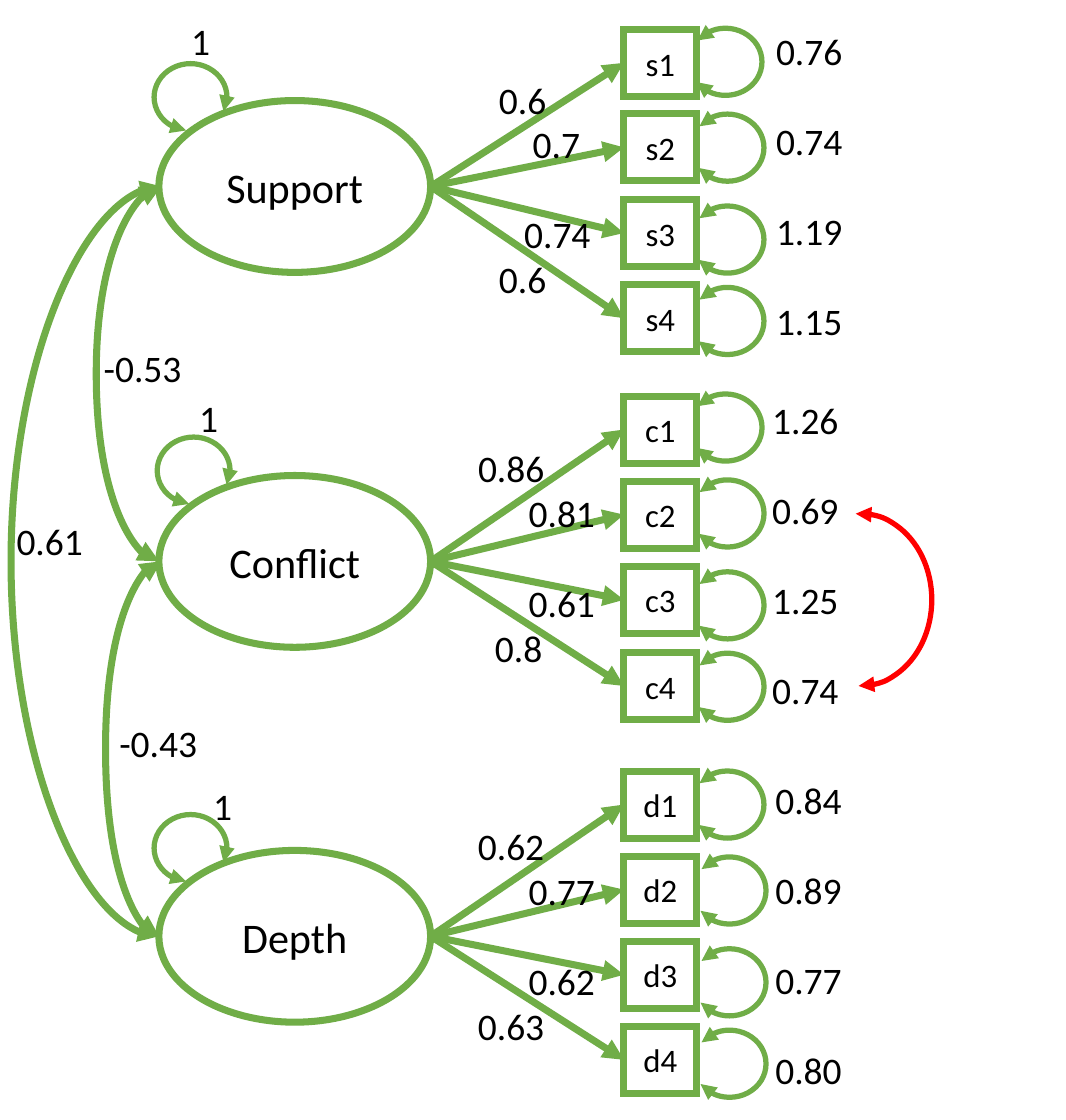
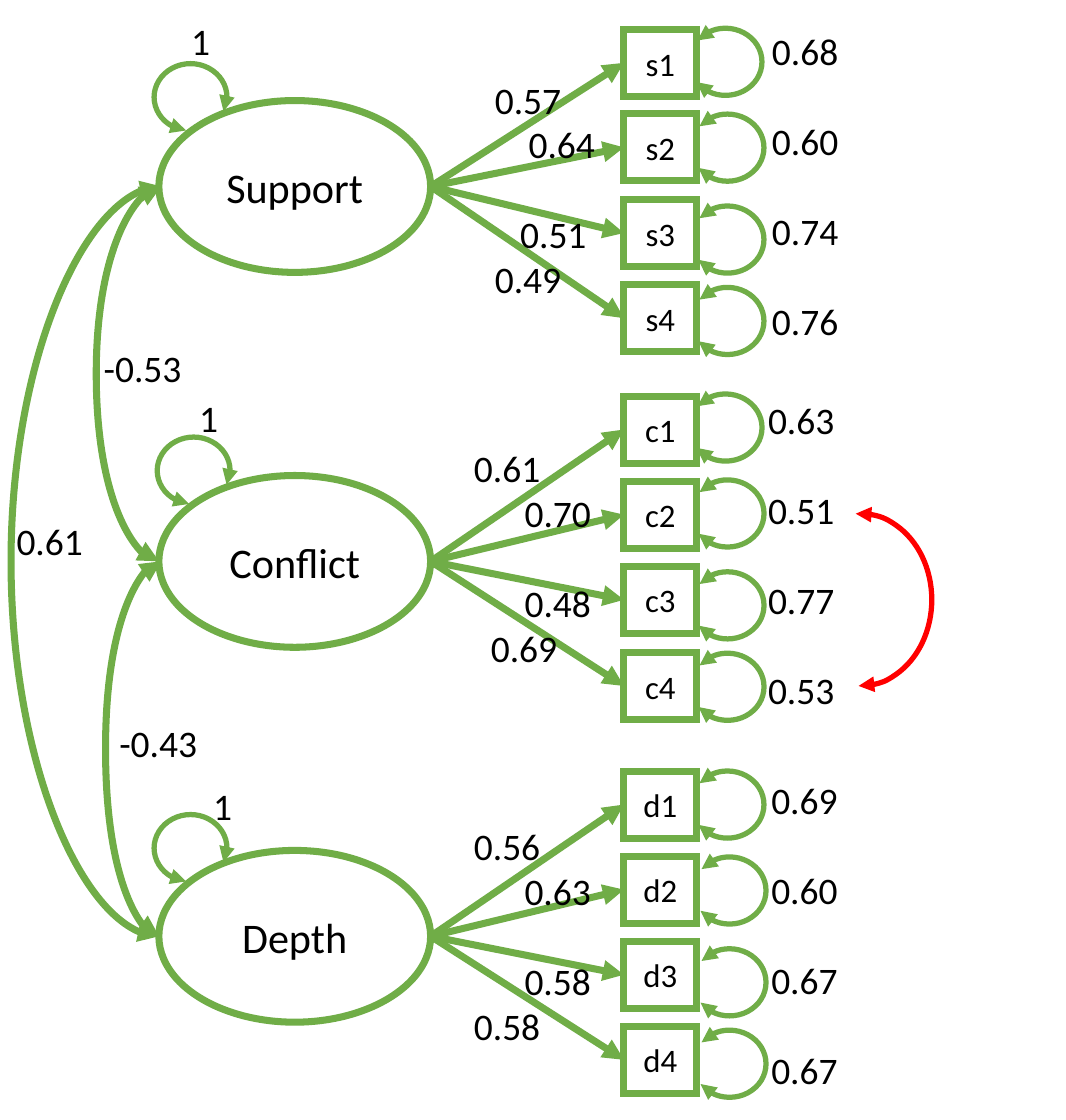
Before and after one commit to uoepsy/dapr3, a slide deck: slide 4 of dapr3_lectures/block2_fa/img_sandbox/qri_example.pptx. Drawn at 1066x1120 pixels with LibreOffice and Linux fonts; fonts in the diff are those of the drawing. Boxes give left, top, right and bottom in pixels: in the first picture for what was removed or moved away, otherwise in the second. Text is boxed around its words. In the diff, an @@ line names an element or a change of style, - is before the commit and + after.

```diff
--- a/dapr3_lectures/block2_fa/img_sandbox/qri_example.pptx
+++ b/dapr3_lectures/block2_fa/img_sandbox/qri_example.pptx
@@ text at [772,39,838,246]: paragraphs added @@
+0.68
+0.60
+0.74
@@ text at [495,89,595,294]: text changed @@
-0.6
-0.7
-0.74
-0.6
+0.57
+0.64
+0.51
+0.49
@@ text at [776,130,842,336]: paragraphs removed @@
-0.74
-1.19
-1.15
@@ text at [768,408,834,705]: text changed @@
-1.26
-0.69
-1.25
-0.74
+0.63
+0.51
+0.77
+0.53
@@ text at [478,456,595,537]: paragraphs removed @@
-0.86
-0.81
@@ text at [491,496,591,663]: text changed @@
-0.8
+0.70
+0.48
+0.69
@@ text at [771,788,837,1085]: text changed @@
-0.84
-0.89
-0.77
-0.80
+0.69
+0.60
+0.67
+0.67
@@ text at [474,834,540,870]: text changed @@
-0.62
-0.77
-0.62
+0.56
@@ text at [474,963,591,1041]: paragraphs added @@
+0.58
+0.58
```
Also in this commit, not shown: 2 other slides changed, 51 other files.
